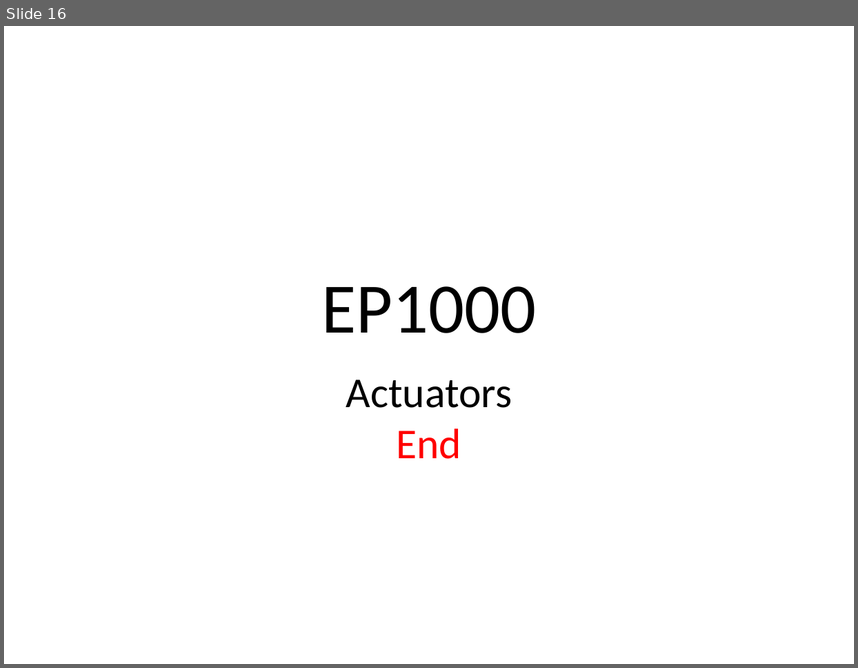
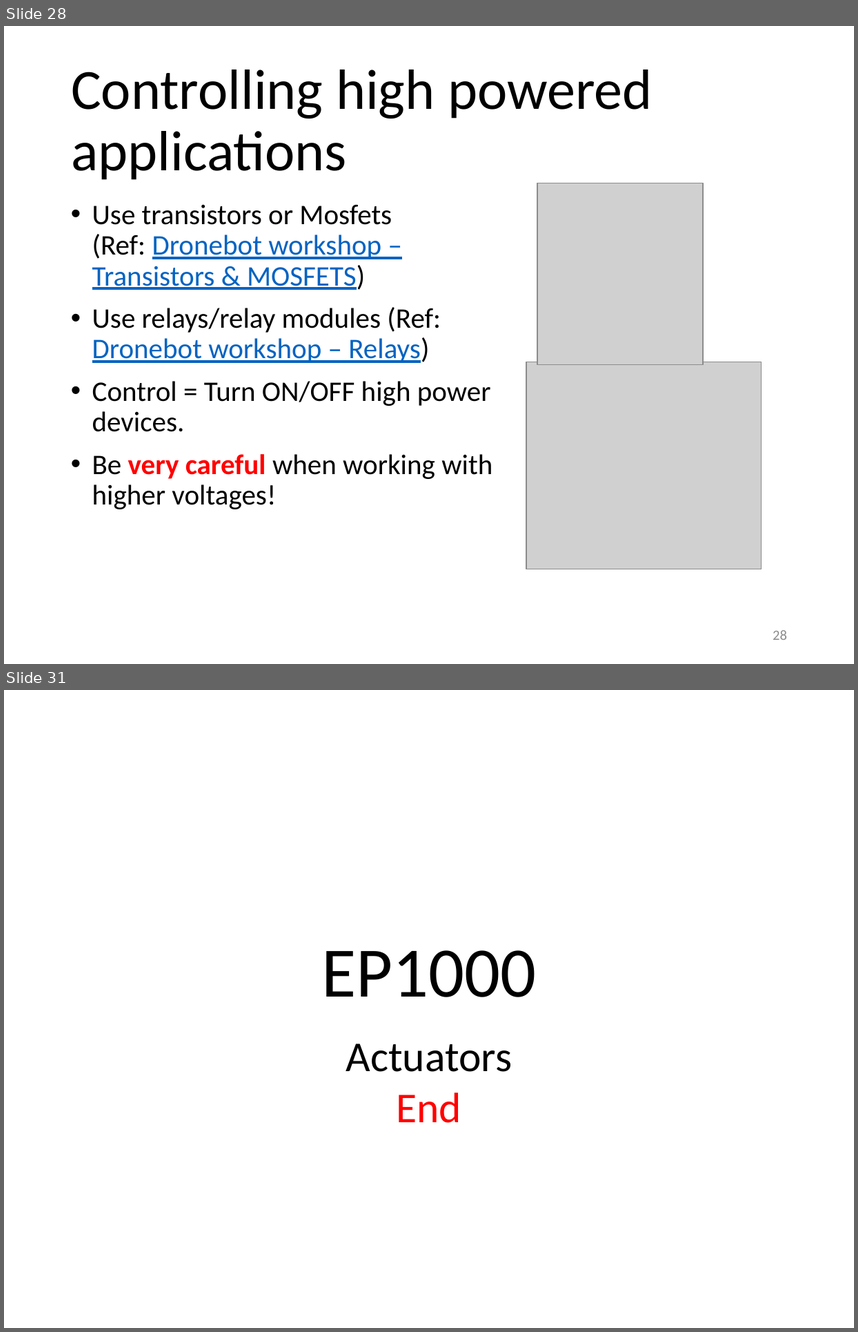
Before and after one commit to RDorville/digfab, a slide deck: presentations/ep1000_actuators/ep1000_actuators.pptx. Shown one above the other, each under a label of ours: slide 16 before the commit, slides 28 and 31 after it; the slides between them are not shown. The pictures are 858x668 and 858x1332 pixels, drawn with LibreOffice and Linux fonts; fonts in the diff are those of the drawing; grey boxes stand for pictures; background and template pictures are left out. Boxes give left, top, right and bottom in pixels: in the first picture for what was removed or moved away, otherwise in the second. Text is boxed around its words. In the diff, an @@ line names an element or a change of style, - is before the commit and + after.

```diff
--- a/presentations/ep1000_actuators/ep1000_actuators.pptx
+++ b/presentations/ep1000_actuators/ep1000_actuators.pptx
@@ slide 28 added at bbox=[4, 26, 854, 664], background #FFFFFF @@
@@ title added at bbox=[71, 69, 652, 180], 48 pt, text #000000 @@
+Controlling high powered applications
@@ picture added at bbox=[538, 183, 704, 365] @@
@@ text added at bbox=[92, 204, 493, 509], 24 pt, text #000000 @@
+• Use transistors or Mosfets
+  (Ref: Dronebot workshop – Transistors & MOSFETS)
+• Use relays/relay modules (Ref: Dronebot workshop – Relays)
+• Control = Turn ON/OFF high power devices.
+• Be very careful when working with higher voltages!
@@ picture added at bbox=[527, 362, 762, 568] @@
@@ page number added at bbox=[773, 630, 787, 639], 12 pt, text #8C8C8C @@
+28
@@ what was slide 16 is now slide 31 @@
```
Also in this commit, not shown: 1 slide changed, 14 other slides added, 11 other files.
